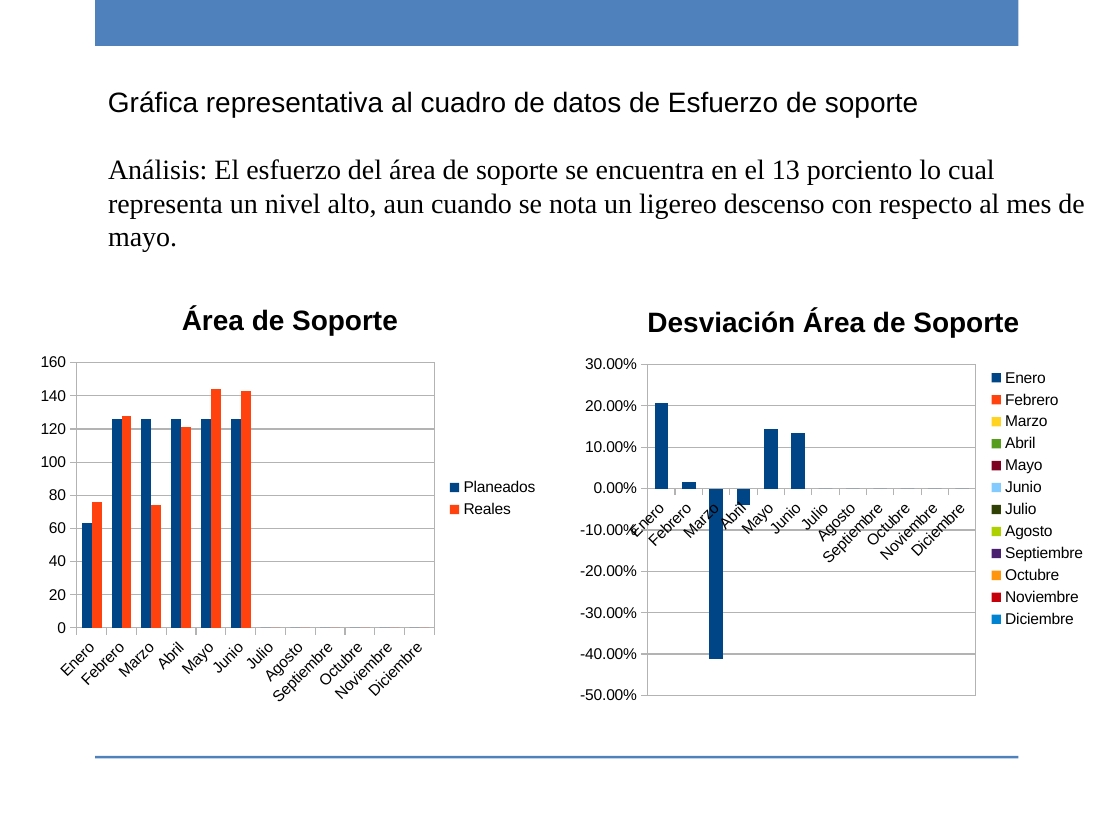
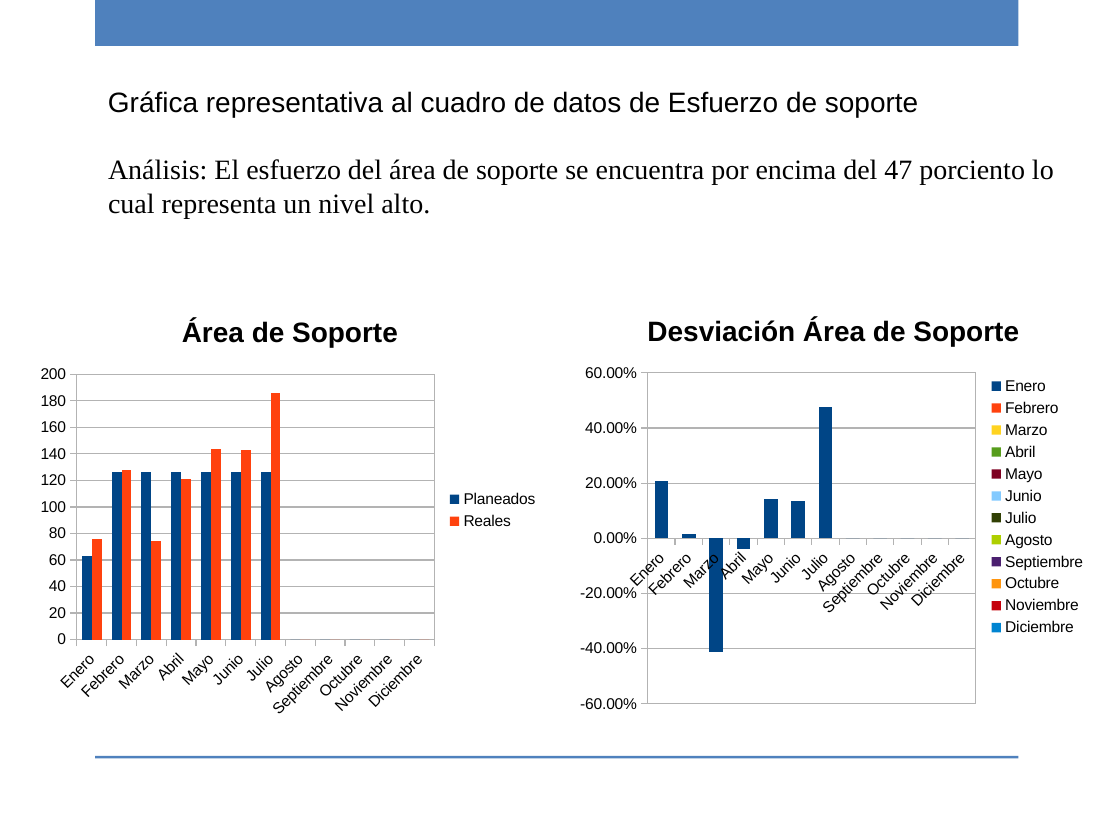
Before and after one commit to ricardo-novelasos/SOSQTP, a slide deck: slide 7 of Proyectos/2016/Métricas y monitoreo/Reporte_monitoreo_2016.pptx. Drawn at 1120x840 pixels with LibreOffice and Linux fonts; fonts in the diff are those of the drawing; background and template pictures are left out. Boxes give left, top, right and bottom in pixels: in the first picture for what was removed or moved away, otherwise in the second. Text is boxed around its words. In the diff, an @@ line names an element or a change of style, - is before the commit and + after.

Commit message:
Revision del mes de julio

```diff
--- a/Proyectos/2016/Métricas y monitoreo/Reporte_monitoreo_2016.pptx
+++ b/Proyectos/2016/Métricas y monitoreo/Reporte_monitoreo_2016.pptx
@@ text at <box>108,159,1054,218</box>: text changed @@
-Análisis: El esfuerzo del área de soporte se encuentra en el 13 porciento lo cual representa un nivel alto, aun cuando se nota un ligereo descenso con respecto al mes de mayo.
+Análisis: El esfuerzo del área de soporte se encuentra por encima del 47 porciento lo cual representa un nivel alto.
@@ column chart: place and size @@
-column chart at <box>30,282,550,715</box>
+column chart at <box>30,293,550,726</box>
@@ column chart at <box>30,293,550,726</box> @@
@@ Planeados, Julio: - to 126 @@
@@ Reales, Julio: - to 186 @@
@@ column chart at <box>570,292,1098,721</box> @@
@@ Desviación, Julio: 0 to 0.48 @@
@@ column chart: place and size @@
-column chart at <box>570,284,1098,713</box>
+column chart at <box>570,292,1098,721</box>
```
Also in this commit, not shown: 19 other slides changed, 3 other files.
